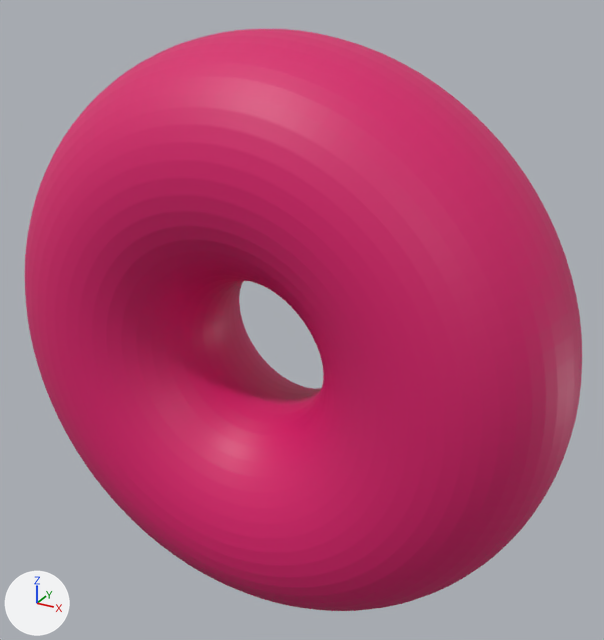
A saved change to the glTF model assets/torus_grid_sweep/torus_R2_r8.glb.
Both versions are drawn from a 50 mm camera at (15.6, -26.3, 14.2) aimed at (0.7, 0.7, 0.7). Every picture has the same lights, and +X, +Y and +Z are marked at lower left. The first picture is the older version. Where no turn or scale is listed for an object, it has been applied to the vertices.

Names of what the first picture shows: 'geometry_0'.
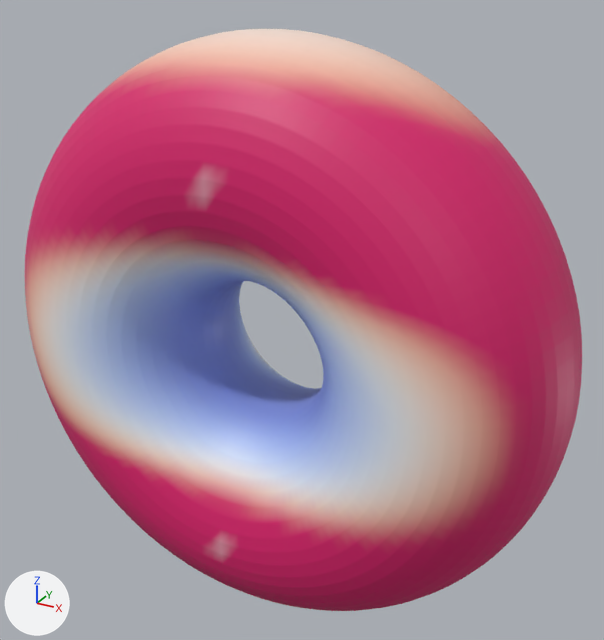
Where the change shows, as pixel boxes (x1, y1, x2, y2) in the pictures (604 x 640 px):
part 1 of me_geometry_0, recoloured (lighter): (106, 270, 351, 469) in both
part 2 of me_geometry_0, recoloured: (25, 56, 521, 564) in both
part 3 of me_geometry_0, recoloured: (28, 29, 482, 531) in both
part 4 of me_geometry_0, recoloured (lighter): (38, 251, 444, 512) in both

What the commit changed:
me_geometry_0 has 5000 vertices, 10000 faces and spans x -11.8..11.8, y -4.5..4.5, z -11.8..11.8.
me_geometry_0 is used by ob_geometry_0; location (0.0, 0.0, 0.0).
me_geometry_0 part 1: 2268 faces centred in x -5.1..5.1, y -4.0..2.5, z -3.6..3.6 are repainted in the vertex colours; the middle colour goes from pink #da1c6c to blue #8ca0e7.
me_geometry_0 part 2: 1534 faces centred in x -10.8..10.8, y -4.5..4.5, z -10.8..10.8 are repainted in the vertex colours; the middle colour goes from pink #da1c6c to pink #e3737e.
me_geometry_0 part 3: 1072 faces centred in x -9.5..9.5, y -4.5..4.2, z -11.8..11.8 are repainted in the vertex colours; the middle colour goes from pink #da1c6c to beige #f8d0bd.
me_geometry_0 part 4: 1094 faces centred in x -8.3..8.3, y -4.5..3.7, z -4.4..4.4 are repainted in the vertex colours; the middle colour goes from pink #da1c6c to pale blue #e0e5f8.
